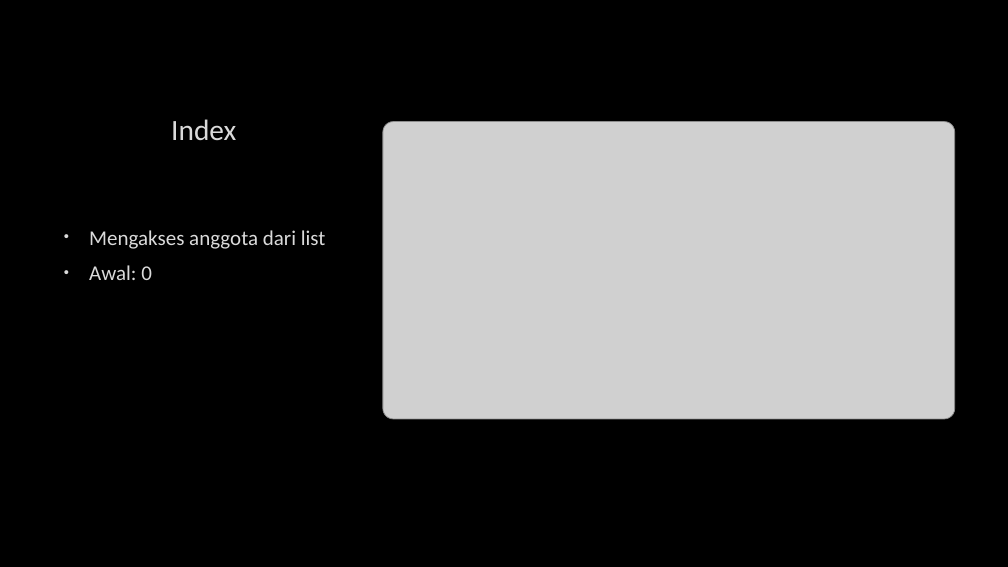
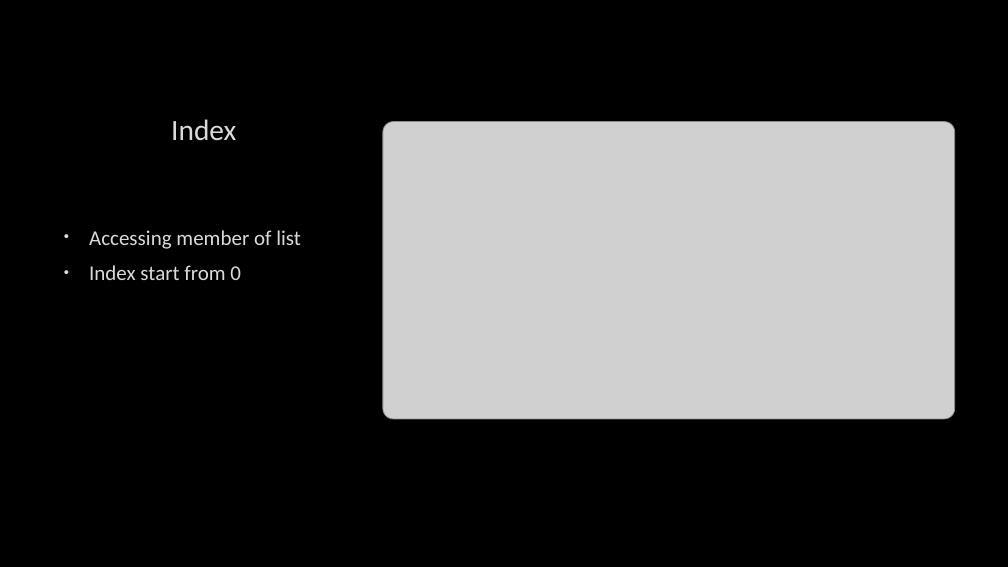
Before and after one commit to msiahaan/Python101, a slide deck: slide 4 of Python101_02_Col_Loop.pptx. Drawn at 1008x567 pixels with LibreOffice and Linux fonts; fonts in the diff are those of the drawing; grey boxes stand for pictures; background and template pictures are left out. Boxes give left, top, right and bottom in pixels: in the first picture for what was removed or moved away, otherwise in the second. Text is boxed around its words. In the diff, an @@ line names an element or a change of style, - is before the commit and + after.

```diff
--- a/Python101_02_Col_Loop.pptx
+++ b/Python101_02_Col_Loop.pptx
@@ text at <box>89,230,301,280</box>: text changed @@
-• Mengakses anggota dari list
-• Awal: 0
+• Accessing member of list
+• Index start from 0
```
Also in this commit, not shown: 7 other slides changed, 2 other files.
